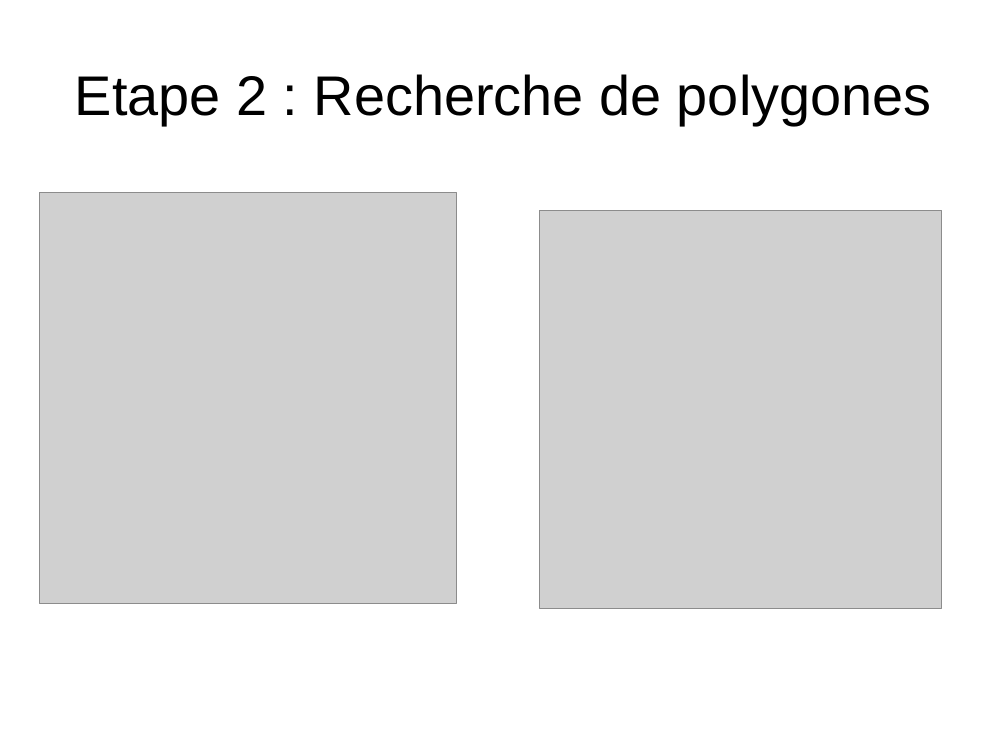
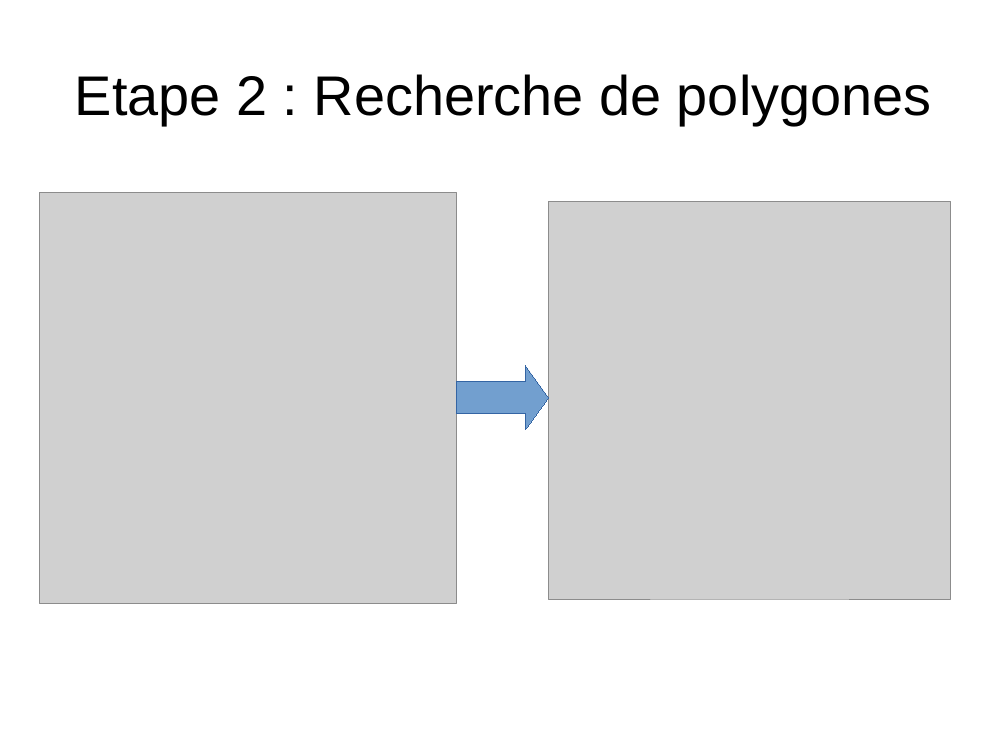
Before and after one commit to wagnerf42/Jimn, a slide deck: slide 10 of soutenance/soutenance.odp. Drawn at 1008x756 pixels with LibreOffice and Linux fonts; fonts in the diff are those of the drawing; grey boxes stand for pictures. Boxes give left, top, right and bottom in pixels: in the first picture for what was removed or moved away, otherwise in the second. Text is boxed around its words. In the diff, an @@ line names an element or a change of style, - is before the commit and + after.

```diff
--- a/soutenance/soutenance.odp
+++ b/soutenance/soutenance.odp
@@ picture: place and size @@
-picture at (540, 210, 942, 608)
+picture at (549, 201, 951, 599)
@@ right arrow added at (456, 366, 549, 430), fill #729FCF, outline #3465A4 0 pt @@
```
Also in this commit, not shown: 4 other slides changed, 1 slide added, 1 slide removed.
